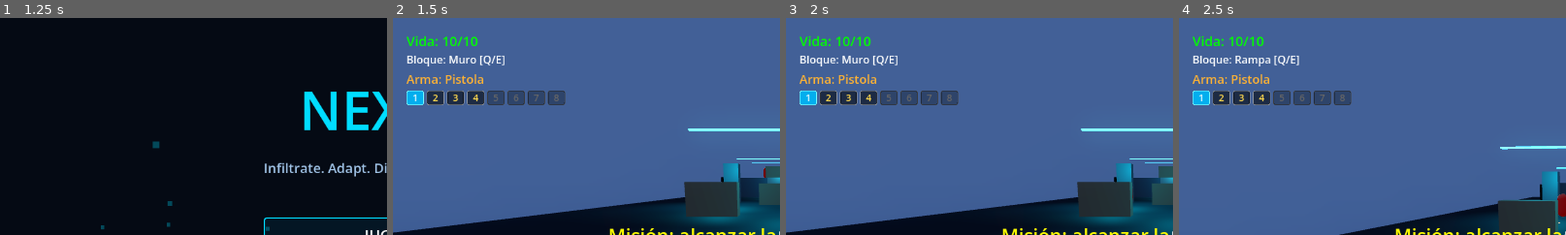
Above: before the commit, frames 1-4 (left to right).
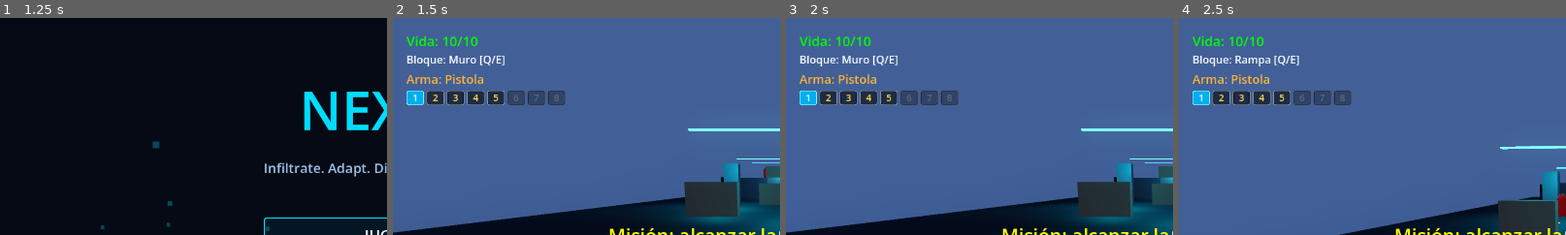
Above: after the commit, the same moments.

Repository: kilder16/NEXUS
Game: Godot game, scene res://scenes/ui/main_menu.tscn
Same seed, same stepped clock (60 frames per second), same inputs: the game is played once before the commit and once after it.
Inputs (mouse positions are % of the whole screen's width and height, from its top left):
- Up to frame 1 (1.25 s): tap Enter at 0.5 s; move the mouse to (72, 45) at 0.52 s; hold Right from 0.53 s (still down); tap Q at 0.6 s; click (72, 45) at 0.67 s; tap Space at 0.77 s
- Up to frame 2 (1.5 s): release Right at 1.25 s; click "JUGAR" at 1.25 s
- Up to frame 3 (2 s): no input
- Up to frame 4 (2.5 s): tap Space at 2, 2.27 s; move the mouse to (45, 50) at 2.02 s; hold Up from 2.03 s (still down); tap E at 2.1 s; click (45, 50) at 2.17 s
The pictures show only the part of the screen within x 0-50%, y 0-50%; the shares and areas given below are measured in that part.

Frame 1 is identical in both runs. In frame 2, 0.3% of the frame differs, in the area x 24-29%, y 33-41%; in frame 3, 0.3%; in frame 4, 0.3%.

Commit message:
feat(weapons): bazuca (slot 5) con cohete lineal
Slot 5 = "Bazuca" (fire_rate 1.5s, max_ammo 2 por nivel). Pega más fuerte
que la granada y es directo, así que es más limitada en munición.

rocket.gd (Area3D, sin físicas): velocidad lineal constante 20u/s hacia
donde apunta la cámara, lifetime 4s. body_entered con cualquier body
(excepto el shooter) → _explode(): instancia explosion.tscn, SFX y
daño en radio 4u con dropoff lineal (15 al centro). Sin friendly fire.

rocket.tscn: Area3D + CapsuleShape + Mesh gris metálico + GPUParticles3D
"Trail" detrás (humo+fuego naranja, gradient con fade) + OmniLight tenue.
La cápsula se auto-alinea al vector de vuelo en la primera frame del
_physics_process (mismo patrón que projectile_short).

Reusa explosion.tscn y SFX "explosion" de Feature 2.3.

Co-Authored-By: Claude Opus 4.7 (1M context) <noreply@anthropic.com>

Diff:
--- /dev/null
+++ b/scenes/weapons/rocket.tscn
@@ -0,0 +1,65 @@
+[gd_scene format=3 uid="uid://bf08p32qoem53"]
+
+[ext_resource type="Script" path="res://scripts/weapons/rocket.gd" id="1_rocket"]
+
+[sub_resource type="CapsuleShape3D" id="RocketShape"]
+radius = 0.12
+height = 0.6
+
+[sub_resource type="CapsuleMesh" id="RocketMesh"]
+radius = 0.12
+height = 0.6
+radial_segments = 16
+rings = 4
+
+[sub_resource type="StandardMaterial3D" id="RocketMat"]
+albedo_color = Color(0.35, 0.35, 0.4, 1)
+metallic = 0.6
+roughness = 0.3
+
+[sub_resource type="Gradient" id="grad_trail_inner"]
+offsets = PackedFloat32Array(0, 0.4, 1)
+colors = PackedColorArray(1, 0.85, 0.3, 1, 1, 0.4, 0.1, 0.8, 0.3, 0.3, 0.3, 0)
+
+[sub_resource type="GradientTexture1D" id="grad_trail"]
+gradient = SubResource("grad_trail_inner")
+
+[sub_resource type="ParticleProcessMaterial" id="proc_trail"]
+emission_shape = 1
+emission_sphere_radius = 0.08
+direction = Vector3(0, 1, 0)
+spread = 25.0
+initial_velocity_min = 0.3
+initial_velocity_max = 0.8
+gravity = Vector3(0, 0.2, 0)
+color = Color(1, 0.7, 0.2, 1)
+color_ramp = SubResource("grad_trail")
+scale_min = 0.12
+scale_max = 0.22
+
+[sub_resource type="SphereMesh" id="trail_puff"]
+radius = 0.1
+height = 0.2
+
+[node name="Rocket" type="Area3D"]
+script = ExtResource("1_rocket")
+
+[node name="CollisionShape3D" type="CollisionShape3D" parent="."]
+shape = SubResource("RocketShape")
+
+[node name="MeshInstance3D" type="MeshInstance3D" parent="."]
+mesh = SubResource("RocketMesh")
+surface_material_override/0 = SubResource("RocketMat")
+
+[node name="Trail" type="GPUParticles3D" parent="."]
+transform = Transform3D(1, 0, 0, 0, 1, 0, 0, 0, 1, 0, -0.35, 0)
+emitting = true
+amount = 40
+lifetime = 0.4
+process_material = SubResource("proc_trail")
+draw_pass_1 = SubResource("trail_puff")
+
+[node name="Light" type="OmniLight3D" parent="."]
+light_color = Color(1, 0.7, 0.3, 1)
+light_energy = 1.0
+omni_range = 2.0
--- a/scripts/player/player.gd
+++ b/scripts/player/player.gd
@@ -41,6 +41,7 @@
 
 # Escenas de armas no-hitscan (granadas, cohetes, etc).
 const GRENADE_SCENE: PackedScene = preload("res://scenes/weapons/grenade.tscn")
+const ROCKET_SCENE: PackedScene = preload("res://scenes/weapons/rocket.tscn")
 # Parámetros de lanzamiento de granada (arco hacia donde apunta la cámara).
 const GRENADE_THROW_FORCE: float = 12.0
 const GRENADE_LIFT: float = 3.0
@@ -74,6 +75,9 @@
 		# Slot 4: Granada. fire_rate 2.0s (cooldown entre lanzamientos),
 		# max_ammo 3 (se resetea naturalmente en cada nivel vía _ready).
 		Weapon.new("Granada", 0, 2.0, 0.0, 0.0, 1, 3, "grenade"),
+		# Slot 5: Bazuca. fire_rate 1.5s, max_ammo 2 (cohete pega más fuerte
+		# que la granada y es directo, así que es más limitada).
+		Weapon.new("Bazuca", 0, 1.5, 0.0, 0.0, 1, 2, "rocket"),
 	]
 
 func _input(event):
@@ -154,6 +158,8 @@
 			_fire_hitscan(w)
 		"grenade":
 			_throw_grenade(w)
+		"rocket":
+			_fire_rocket(w)
 		_:
 			push_warning("Tipo de arma no soportado todavía: " + w.type)
 			return
@@ -212,6 +218,16 @@
 	grenade.linear_velocity = forward * GRENADE_THROW_FORCE + Vector3.UP * GRENADE_LIFT
 	AudioManager.play_sfx_pitched("shot")
 
+func _fire_rocket(_w: Weapon) -> void:
+	var rocket: Area3D = ROCKET_SCENE.instantiate()
+	get_tree().current_scene.add_child(rocket)
+	# Spawn delante de la cámara y a la altura del cañón (~0.6u adelante).
+	var forward: Vector3 = -camera.global_transform.basis.z
+	rocket.global_position = camera.global_position + forward * 0.8
+	rocket.direction = forward
+	rocket.shooter = self
+	AudioManager.play_sfx_pitched("shot")
+
 func build():
 	if raycast.is_colliding():
 		var point = raycast.get_collision_point()
--- /dev/null
+++ b/scripts/weapons/rocket.gd
@@ -0,0 +1,70 @@
+extends Area3D
+
+# Cohete de bazuca: movimiento lineal constante, sin físicas. Al impactar
+# contra cualquier body (excepto el shooter) explota en radio con dropoff.
+
+const SPEED: float = 20.0
+const LIFETIME: float = 4.0
+const EXPLOSION_RADIUS: float = 4.0
+const EXPLOSION_DAMAGE: int = 15
+
+const EXPLOSION_SCENE: PackedScene = preload("res://scenes/effects/explosion.tscn")
+
+var direction: Vector3 = Vector3.FORWARD
+var shooter: Node = null
+
+var _exploded: bool = false
+var _oriented: bool = false
+
+func _ready() -> void:
+	body_entered.connect(_on_body_entered)
+	# Auto-destruir si no impactó nada en LIFETIME segundos.
+	await get_tree().create_timer(LIFETIME).timeout
+	if is_instance_valid(self) and not _exploded:
+		queue_free()
+
+func _physics_process(delta: float) -> void:
+	# El shooter setea direction tras add_child (post _ready). Alineamos
+	# la cápsula al vector de vuelo en la primera frame.
+	if not _oriented and direction.length_squared() > 0.001:
+		var up: Vector3 = Vector3.UP
+		if abs(direction.normalized().dot(Vector3.UP)) > 0.99:
+			up = Vector3.RIGHT
+		look_at(global_position + direction, up)
+		# CapsuleMesh tiene eje largo en Y; look_at lo deja en -Z. Rotamos
+		# 90° en X para alinear la cápsula al sentido de vuelo.
+		rotate_object_local(Vector3.RIGHT, PI / 2.0)
+		_oriented = true
+	global_position += direction * SPEED * delta
+
+func _on_body_entered(body: Node) -> void:
+	if body == shooter or body == self:
+		return
+	_explode()
+
+func _explode() -> void:
+	if _exploded:
+		return
+	_exploded = true
+
+	var scene: Node = get_tree().current_scene
+	if scene != null:
+		var fx: Node3D = EXPLOSION_SCENE.instantiate()
+		scene.add_child(fx)
+		fx.global_position = global_position
+
+	AudioManager.play_sfx("explosion")
+
+	# Daño en radio sólo a enemigos. Falloff lineal: 100% al centro, 0% al borde.
+	for enemy in get_tree().get_nodes_in_group("enemy"):
+		if not enemy.has_method("take_damage"):
+			continue
+		var dist: float = global_position.distance_to(enemy.global_position)
+		if dist > EXPLOSION_RADIUS:
+			continue
+		var falloff: float = clamp(1.0 - (dist / EXPLOSION_RADIUS), 0.0, 1.0)
+		var dmg: int = int(round(EXPLOSION_DAMAGE * falloff))
+		if dmg > 0:
+			enemy.take_damage(dmg)
+
+	queue_free()
Not shown, added: scripts/weapons/rocket.gd.uid
